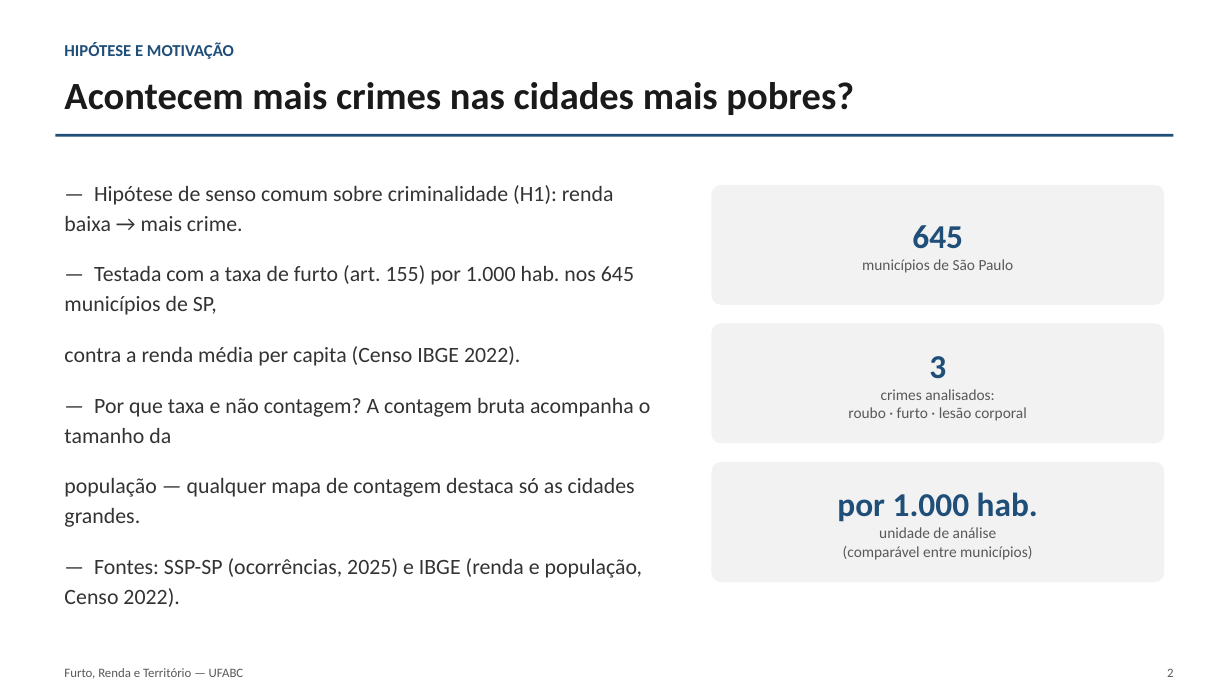
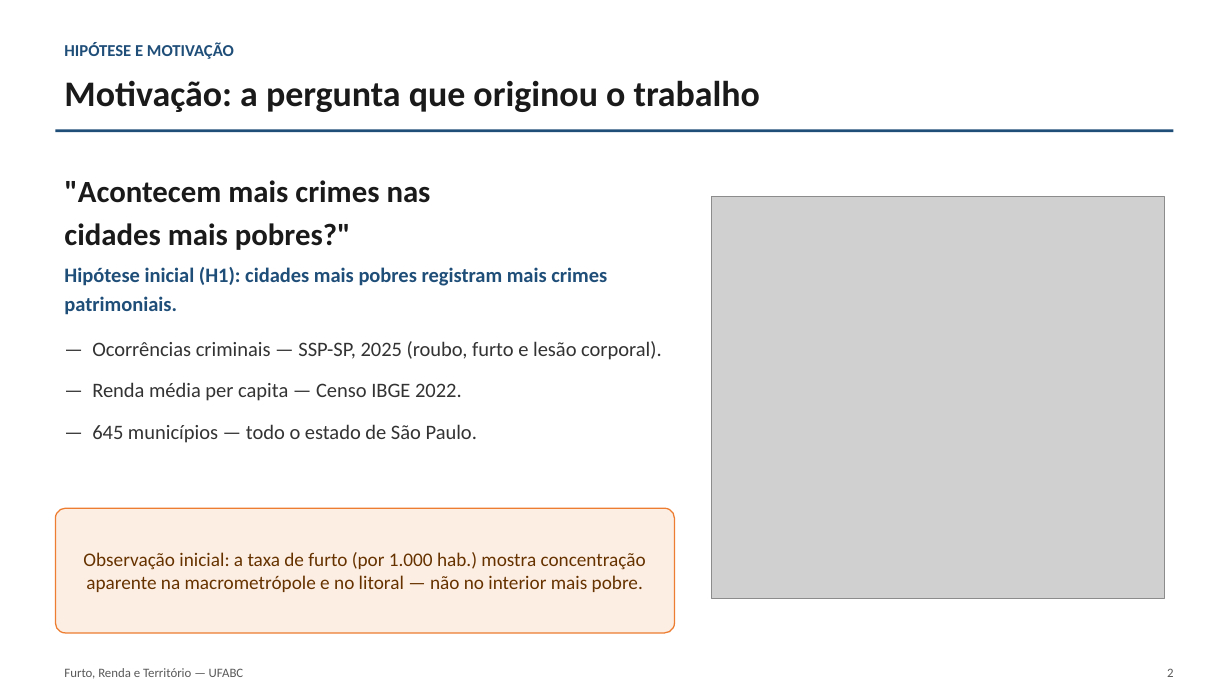
Before and after one commit to euusoujc/territory, a slide deck: slide 2 of slides/apresentacao_final.pptx. Drawn at 1232x693 pixels with LibreOffice and Linux fonts; fonts in the diff are those of the drawing; grey boxes stand for pictures. Boxes give left, top, right and bottom in pixels: in the first picture for what was removed or moved away, otherwise in the second. Text is boxed around its words. In the diff, an @@ line names an element or a change of style, - is before the commit and + after.

```diff
--- a/slides/apresentacao_final.pptx
+++ b/slides/apresentacao_final.pptx
@@ text added at bbox=[64, 80, 760, 112], 28 pt, text #1A1A1A, bold @@
+Motivação: a pergunta que originou o trabalho
@@ rectangle: place and size @@
-rectangle at bbox=[55, 134, 1174, 137]
+rectangle at bbox=[55, 129, 1174, 132]
@@ text at bbox=[64, 180, 431, 250]: text changed; size 30 to 24 pt @@
-Acontecem mais crimes nas cidades mais pobres?
+"Acontecem mais crimes nas
+cidades mais pobres?"
@@ text removed at bbox=[64, 185, 651, 607] @@
-— Hipótese de senso comum sobre criminalidade (H1): renda baixa → mais crime.
-— Testada com a taxa de furto (art. 155) por 1.000 hab. nos 645 municípios de SP,
-contra a renda média per capita (Censo IBGE 2022).
-— Por que taxa e não contagem? A contagem bruta acompanha o tamanho da
-população — qualquer mapa de contagem destaca só as cidades grandes.
-— Fontes: SSP-SP (ocorrências, 2025) e IBGE (renda e população, Censo 2022).
@@ rounded rectangle removed at bbox=[712, 185, 1165, 305] @@
-645
-municípios de São Paulo
@@ picture added at bbox=[712, 196, 1165, 599] @@
@@ text added at bbox=[64, 267, 607, 315], 16 pt, text #1F4E79, bold @@
+Hipótese inicial (H1): cidades mais pobres registram mais crimes patrimoniais.
@@ rounded rectangle removed at bbox=[712, 323, 1165, 444] @@
-3
-crimes analisados:
-roubo · furto · lesão corporal
@@ text added at bbox=[92, 341, 662, 443], 16 pt, text #333333 @@
+— Ocorrências criminais — SSP-SP, 2025 (roubo, furto e lesão corporal).
+— Renda média per capita — Censo IBGE 2022.
+— 645 municípios — todo o estado de São Paulo.
@@ rounded rectangle removed at bbox=[712, 462, 1165, 582] @@
-por 1.000 hab.
-unidade de análise
-(comparável entre municípios)
@@ rounded rectangle added at bbox=[55, 508, 675, 633], fill #FDEEE3, outline #ED7D31 1 pt, 15 pt, text #663300 @@
+Observação inicial: a taxa de furto (por 1.000 hab.) mostra concentração aparente na macrometrópole e no litoral — não no interior mais pobre.
```
Also in this commit, not shown: 7 other slides changed, 5 slides added, 7 slides removed, 3 other files.
